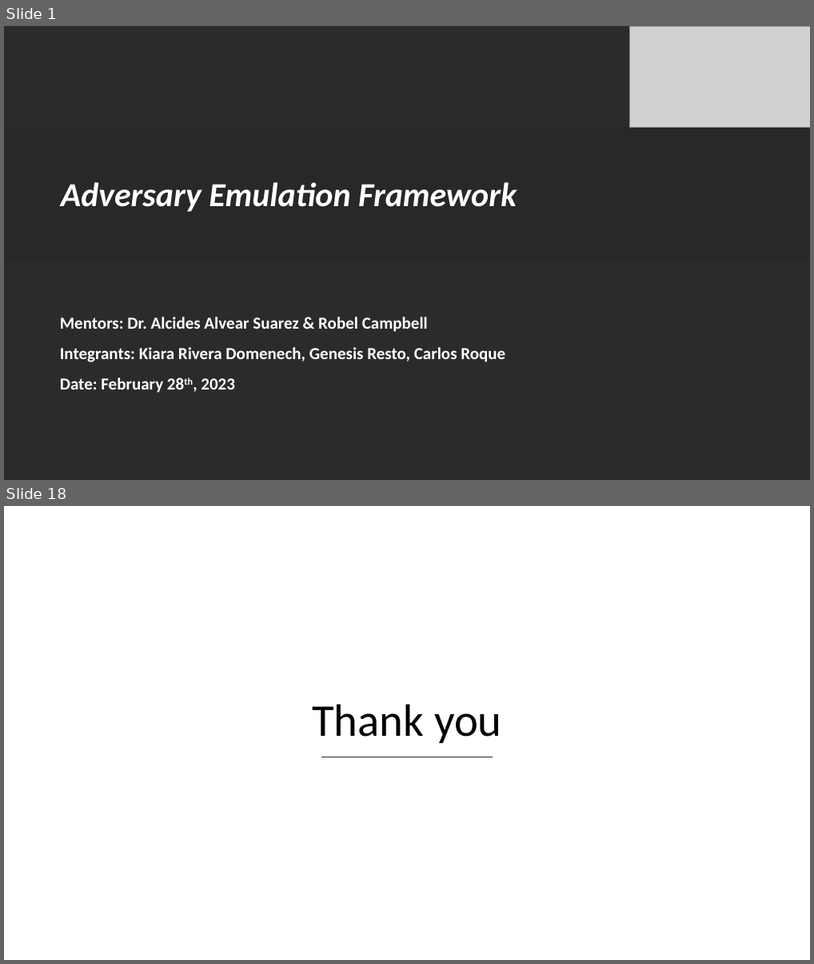
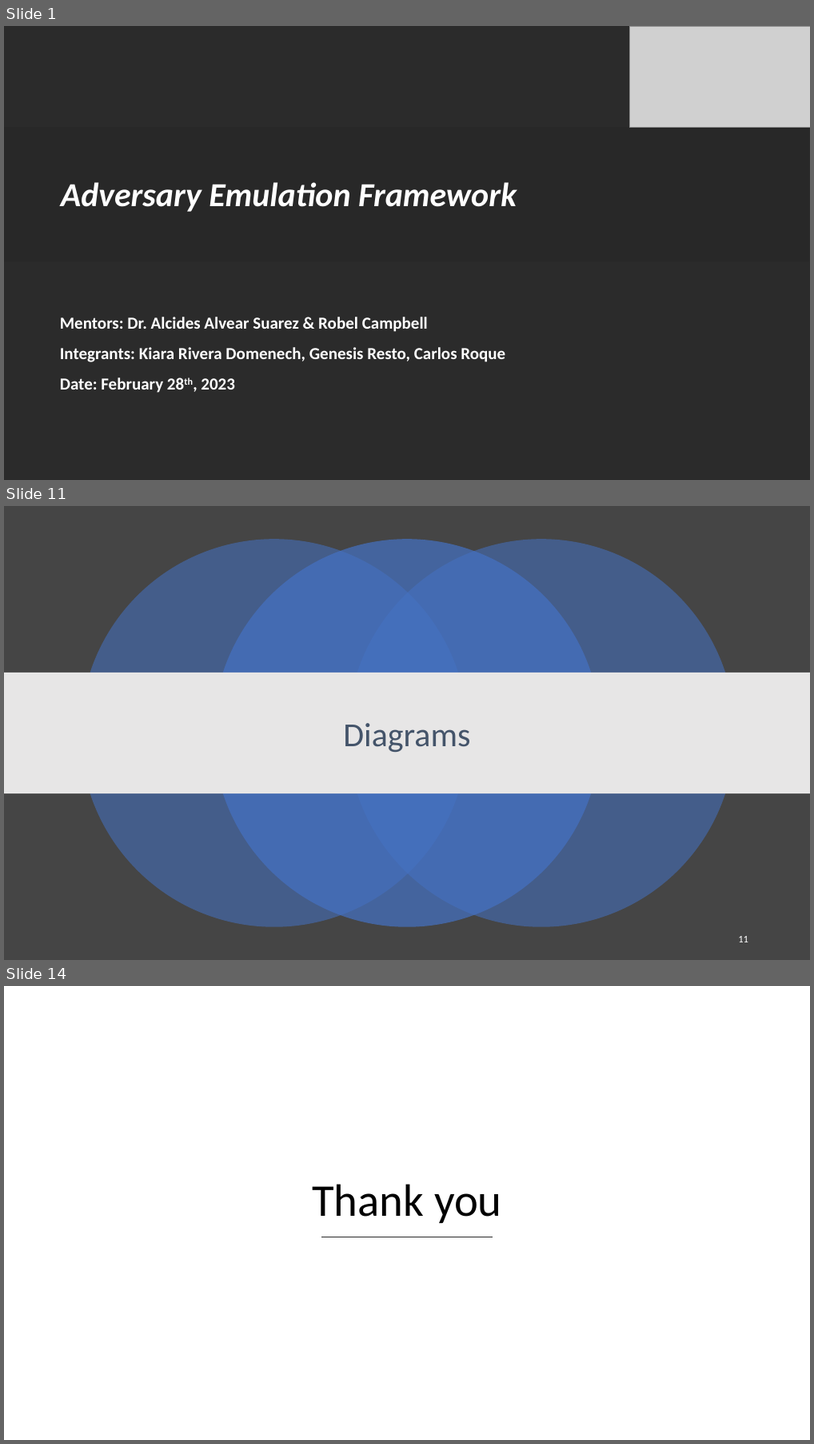
Before and after one commit to racoten/Capstone, a slide deck: Design/Capstone Final Presentation.pptx. Shown one above the other, each under a label of ours: slides 1 and 18 before the commit, slides 1, 11 and 14 after it; the slides between them are not shown. The pictures are 814x964 and 814x1444 pixels, drawn with LibreOffice and Linux fonts; fonts in the diff are those of the drawing; grey boxes stand for pictures; background and template pictures are left out; a plain dark background stands for a picture behind light text. Boxes give left, top, right and bottom in pixels: in the first picture for what was removed or moved away, otherwise in the second. Text is boxed around its words. In the diff, an @@ line names an element or a change of style, - is before the commit and + after.

```diff
--- a/Design/Capstone Final Presentation.pptx
+++ b/Design/Capstone Final Presentation.pptx
@@ slide 11 added at box(4, 506, 810, 960), background #454545 @@
@@ ellipse added at box(80, 540, 468, 927), fill #4472C4 at 55% opacity @@
@@ ellipse added at box(214, 540, 601, 927), fill #4472C4 at 70% opacity @@
@@ ellipse added at box(348, 540, 735, 927), fill #4472C4 at 55% opacity @@
@@ rectangle added at box(4, 672, 810, 793), fill #E7E6E6 @@
@@ title added at box(343, 723, 470, 752), 40 pt, text #44546A @@
+Diagrams
@@ page number added at box(738, 936, 749, 942), 12 pt, text #FFFFFF @@
+11
@@ what was slide 18 is now slide 14 @@
```
Also in this commit, not shown: 5 slides changed, 6 other slides added, 11 slides removed, 7 other files.
